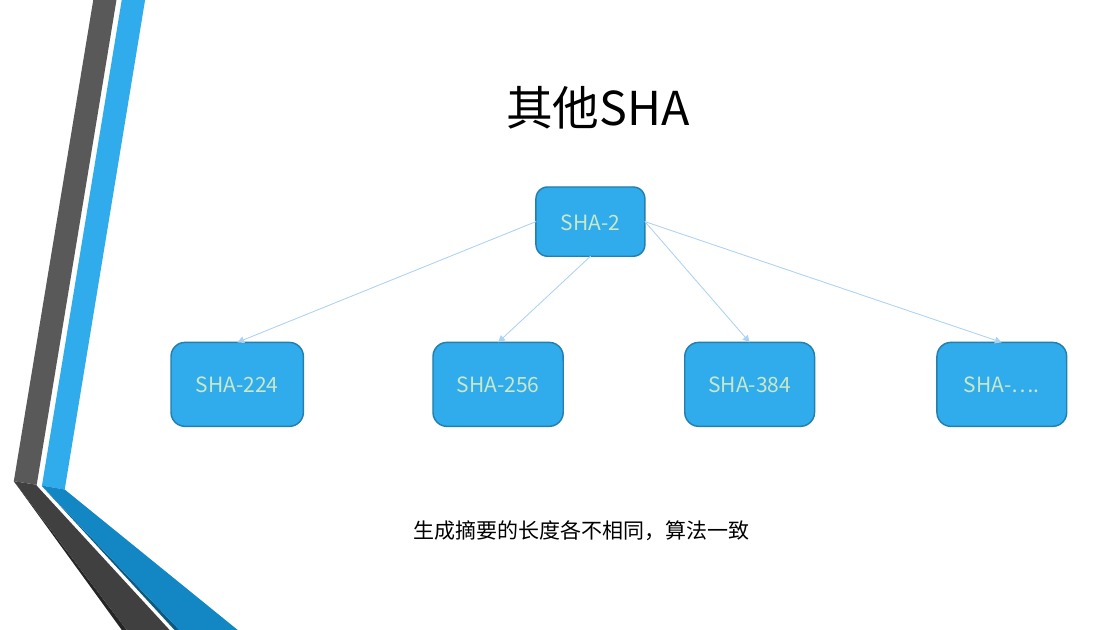
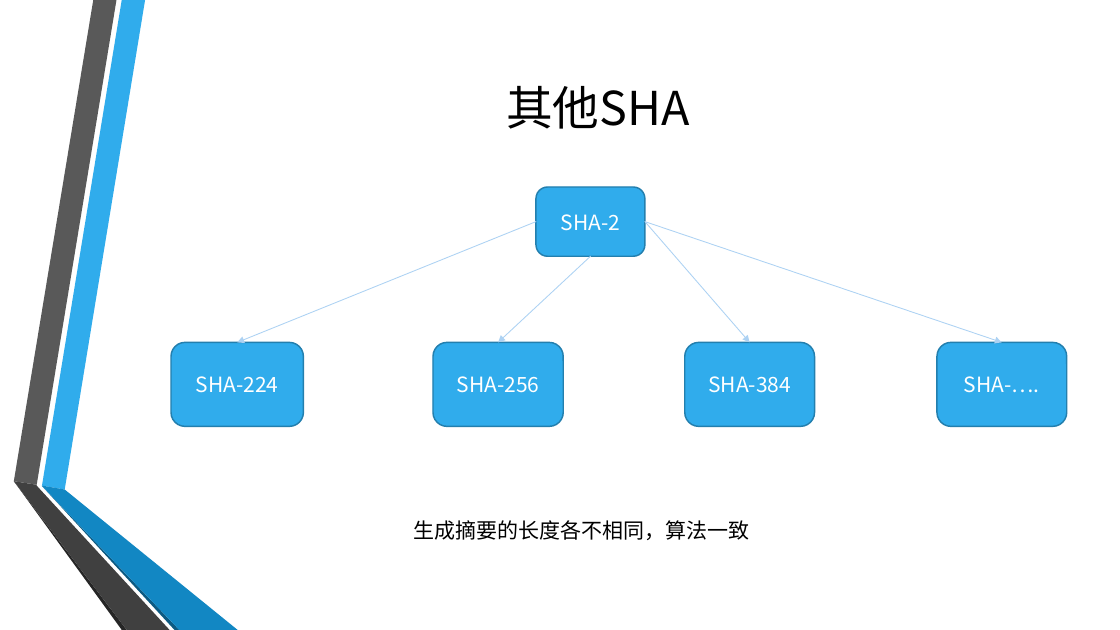
Before and after one commit to GloryXu/test-project, a slide deck: slide 6 of doc/安全.pptx. Drawn at 1120x630 pixels with LibreOffice and Linux fonts; fonts in the diff are those of the drawing; background and template pictures are left out. Boxes give left, top, right and bottom in pixels: in the first picture for what was removed or moved away, otherwise in the second. Text is boxed around its words. In the diff, an @@ line names an element or a change of style, - is before the commit and + after.

```diff
--- a/doc/安全.pptx
+++ b/doc/安全.pptx
@@ text colour #C8E8C8 to #FFFFFF in 5 elements at [536,187,645,256], [685,343,815,427], [433,343,563,427], [171,343,304,427], [937,343,1067,427] @@
```
Also in this commit, not shown: 2 other slides changed, 3 other files.
